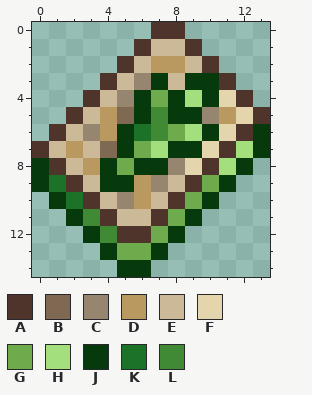
Two states of a pixel-art sprite, Items/Sets/PreHardmode/Seashell/SeashellTome.png. This is how it looked before the edit.
The file is 28x30 pixels, drawn in blocks of 2x2; one block is one cell here. Colours within 5 levels of each other are drawn and written as one.
Palette (. is transparent): A #4f342c  B #806953  C #97866f  D #b99960  E #cbb997  F #e4d5ad  G #6eab4d  H #a4df7d  J #063a0c  K #1c7227  L #408a35
Pixels before, first column x 0:
 0 .......AA.....
 1 ......AEEA....
 2 .....AEDDEA...
 3 ....AECJEJJA..
 4 ...AECJGJHJFA.
 5 ..AEDBJLJJCDFA
 6 .AECDJKLGHJFAJ
 7 AEDEBJGHJJFAHJ
 8 JAEDJGJJCFAHJ.
 9 JKAEJJDCEAGJ..
10 .JKAECDEAGJ...
11 ..JLAEEAGJ....
12 ...JLAAGJ.....
13 ....JGGJ......
14 .....JJ.......
The same view after the edit:
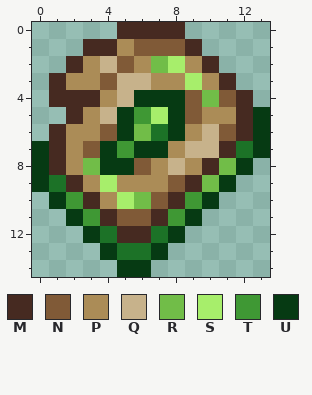
Colours new in this view: M #462a21  N #805a37  P #ab8c57  Q #c7b28b  R #71bd48  S #a7ee6b  T #3f9834  U #063a13
The exact change:
Changed rows in their new state; - is an unchanged pixel.
first column x 0:
 0 -----MMMM-----
 1 ---MMPNNNM----
 2 --MPQNPRSPM---
 3 -MPPNQQPPSPM--
 4 -MMMPQUUUNRNM-
 5 --MPQUTSUNPPMU
 6 -MPPNURKUPQNMU
 7 UMPNUTUUPQQMKU
 8 UMPRUUNPQPMRU-
 9 U-MPSPPPNMRU--
10 -UTMPSRNMTU---
11 --UTMNNMTU----
12 ---UKMMKU-----
13 ----UKKU------
14 -----UU-------
Boxes around the changes in both pictures, in picture pixels (x1, y1, x2, y2):
changed: (32, 22, 270, 277)
